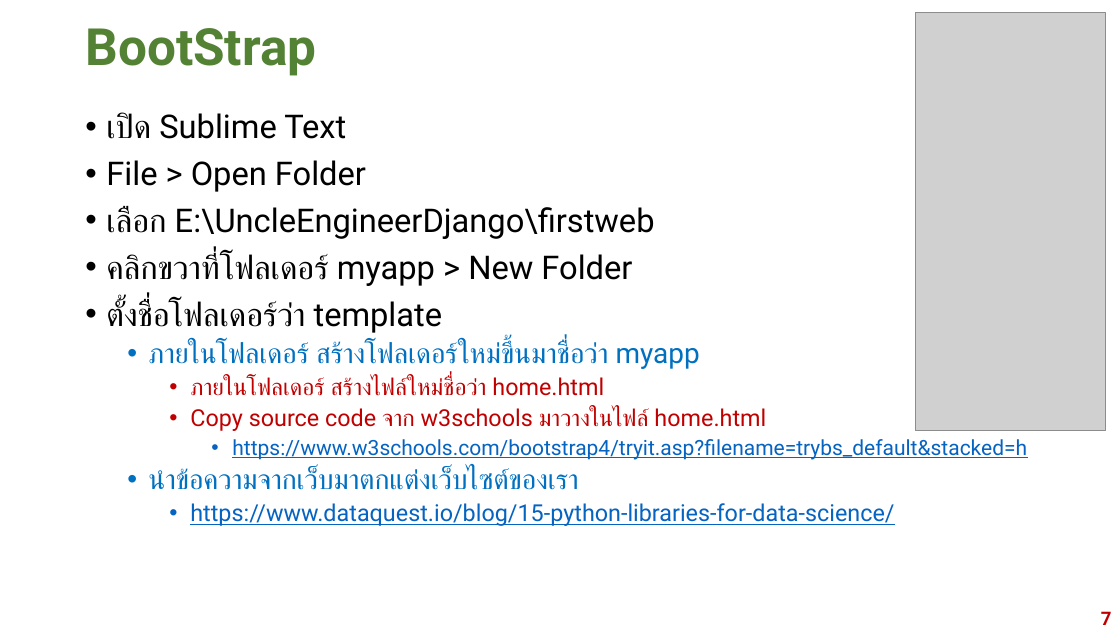
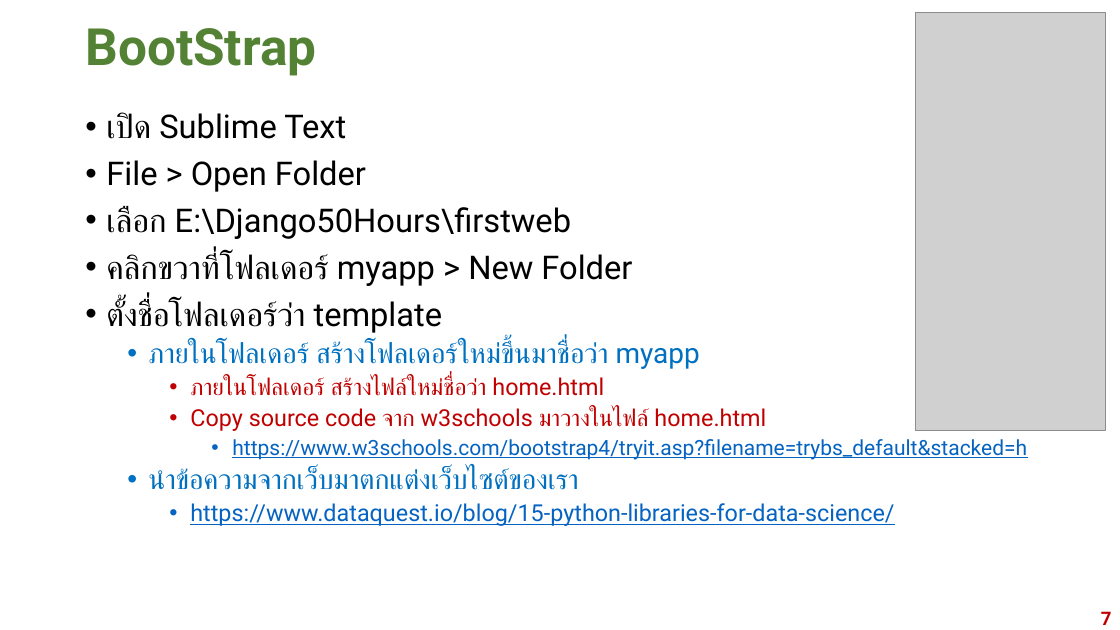
Before and after one commit to ratchakoonprn/Django50Hours, a slide deck: slide 7 of PPT/EP3-2020-06-08.pptx. Drawn at 1120x630 pixels with LibreOffice and Linux fonts; fonts in the diff are those of the drawing; grey boxes stand for pictures. Boxes give left, top, right and bottom in pixels: in the first picture for what was removed or moved away, otherwise in the second. Text is boxed around its words. In the diff, an @@ line names an element or a change of style, - is before the commit and + after.

```diff
--- a/PPT/EP3-2020-06-08.pptx
+++ b/PPT/EP3-2020-06-08.pptx
@@ text at [106,206,571,239]: text changed @@
-• เลือก E:\UncleEngineerDjango\firstweb
+• เลือก E:\Django50Hours\firstweb
```
Also in this commit, not shown: 1 other slide changed, 4 other files.
